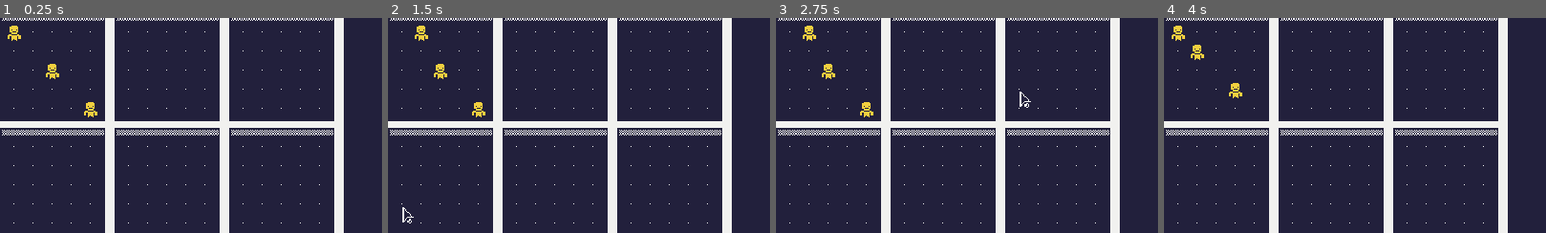
Above: before the commit, frames 1-4 (left to right).
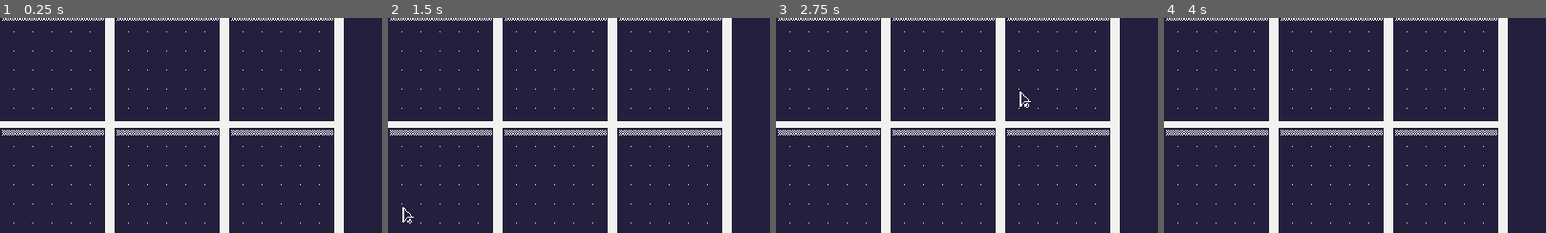
Above: after the commit, the same moments.

Repository: ianmagenta/SummerRoguelike2021
Game: Godot game, scene res://scenes/world/World.tscn
Two runs of this game, one before a commit and one after it. Both use one fixed random seed, a clock stepped at 60 frames per second and the inputs below.
Inputs (mouse positions are % of the whole screen's width and height, from its top left):
- Up to frame 1 (0.25 s): no input
- Up to frame 2 (1.5 s): tap Enter (ui_accept) at 0.5, 0.77, 1.25 s; move the mouse to (72, 45) at 0.52 s; hold Right (ui_right) 0.53-1.28 s; click (72, 45) at 0.67 s; move the mouse to (30, 55) at 1.27 s; hold Down (ui_down) from 1.28 s (still down)
- Up to frame 3 (2.75 s): tap Enter (ui_accept) at 1.52, 2 s; move the mouse to (60, 28) at 2.02 s; release Down (ui_down) at 2.03 s; hold Right (ui_right) from 2.03 s (still down)
- Up to frame 4 (4 s): tap Enter (ui_accept) at 2.75, 3.02, 3.5, 3.77 s; move the mouse to (45, 70) at 2.77 s; release Right (ui_right) at 2.78 s; hold Up (ui_up) 2.78-3.53 s; click (45, 70) at 2.92 s; move the mouse to (80, 65) at 3.52 s; hold Left (ui_left) from 3.53 s (still down)
The pictures show only the part of the screen within x 28-78%, y 11-61%; the shares and areas given below are measured in that part.

The runs differ from the first frame. In frame 1, 0.4% of the frame differs, in the area x 2-26%, y 3-47%; in frame 2, 0.4%; in frame 3, 0.4%; in frame 4, 0.4%.
Error after the commit: Parse Error: The class "Room" shadows a native class. (res://scenes/rooms/Template.gd:2)

Commit message:
added in basic dungeon generation

Diff:
--- a/project.godot
+++ b/project.godot
@@ -44,6 +44,11 @@
 "language": "GDScript",
 "path": "res://scenes/game/PlayerController.gd"
 }, {
+"base": "TileMap",
+"class": "Room",
+"language": "GDScript",
+"path": "res://scenes/rooms/Template.gd"
+}, {
 "base": "Action",
 "class": "StartTurn",
 "language": "GDScript",
@@ -62,6 +67,7 @@
 "GridManager": "",
 "Move": "",
 "PlayerController": "",
+"Room": "",
 "StartTurn": "",
 "TurnLoop": ""
 }
@@ -75,6 +81,7 @@
 [autoload]
 
 Actions="*res://scripts/singletons/Actions.gd"
+RNG="*res://scripts/singletons/RNG.gd"
 
 [display]
 
--- /dev/null
+++ b/resources/tile_sets/room.tres
@@ -0,0 +1,19 @@
+[gd_resource type="TileSet" load_steps=2 format=2]
+
+[ext_resource path="res://resources/images/roguelike_sheet.png" type="Texture" id=1]
+
+[resource]
+0/name = "player_spawn"
+0/texture = ExtResource( 1 )
+0/tex_offset = Vector2( 0, 0 )
+0/modulate = Color( 1, 1, 1, 1 )
+0/region = Rect2( 0, 208, 16, 16 )
+0/tile_mode = 0
+0/occluder_offset = Vector2( 0, 0 )
+0/navigation_offset = Vector2( 0, 0 )
+0/shape_offset = Vector2( 0, 0 )
+0/shape_transform = Transform2D( 1, 0, 0, 1, 0, 0 )
+0/shape_one_way = false
+0/shape_one_way_margin = 0.0
+0/shapes = [  ]
+0/z_index = 0
--- a/scenes/game/DungeonGenerator.gd
+++ b/scenes/game/DungeonGenerator.gd
@@ -1,15 +1,46 @@
 extends Node
 class_name DungeonGenerator
 
+var player_rooms := []
+var normal_rooms := []
+var exit_rooms := []
+
+func _ready():
+	var player_path = "res://scenes/rooms/player/"
+	var normal_path = "res://scenes/rooms/normal/"
+	var exit_path = "res://scenes/rooms/exit/"
+
+	var room_paths := [[player_path, player_rooms], [normal_path, normal_rooms], [exit_path, exit_rooms]]
+
+	var dir = Directory.new()
+
+	for room in room_paths:
+		dir.open(room[0])
+		dir.list_dir_begin(true, true)
+		var file = dir.get_next()
+		while file != '':
+			room[1].append(room[0] + file)
+			file = dir.get_next()
+
 func generate_dungeon(grid_manager: Node2D):
-	var player_instance = preload("res://scenes/entities/Player.tscn").instance()
-	player_instance.grid_position = Vector2(1,1)
-	grid_manager.add_entity(player_instance)
+	# part 1 - decide room types and shuflle
+	var rooms = ["player", "normal", "normal", "normal", "normal", "normal", "normal", "normal", "normal"]
+	RNG.shuffle(rooms, RNG.dungeon)
 
-	var player_instance2 = preload("res://scenes/entities/Player.tscn").instance()
-	player_instance2.grid_position = Vector2(5,5)
-	grid_manager.add_entity(player_instance2)
+	# part 2 - pick random room to match type
+	for room_number in range(0, rooms.size()):
+		var room = rooms[room_number]
+		var room_name: String
+		match room:
+			"player":
+				room_name = RNG.peek_random(player_rooms, RNG.dungeon)
+			"normal":
+				room_name = RNG.peek_random(normal_rooms, RNG.dungeon)
+			"exit":
+				room_name = RNG.peek_random(exit_rooms, RNG.dungeon)
+		# part 3 - spawn entities in room
+		var room_instance: Room = load(room_name).instance()
+		room_instance.spawn_entities(grid_manager, room_number)
+		room_instance.free()
 
-	var player_instance3 = preload("res://scenes/entities/Player.tscn").instance()
-	player_instance3.grid_position = Vector2(3,3)
-	grid_manager.add_entity(player_instance3)
+	# part 4 - add doors (doors only connect rooms upon opening).
--- a/scenes/game/Game.gd
+++ b/scenes/game/Game.gd
@@ -9,6 +9,7 @@
 func _ready():
 	Actions.connect("turn_undone", self, "start_turn")
 	player_controller.connect("player_request_move", self, "_on_player_request_move")
+	RNG.start_rng()
 	dungeon_generator.generate_dungeon(grid_manager)
 	start_turn()
 
--- /dev/null
+++ b/scenes/rooms/Template.gd
@@ -0,0 +1,14 @@
+extends TileMap
+class_name Room
+
+export(int, 1, 100) var challenge_rating = 1
+
+var entity_array = [preload("res://scenes/entities/Player.tscn")]
+var room_offsets = [Vector2(0,0), Vector2(6,0), Vector2(12,0), Vector2(0,6), Vector2(6,6), Vector2(12,6), Vector2(0,12), Vector2(6,12), Vector2(12,12)]
+
+func spawn_entities(grid_manager: GridManager, room_number: int) -> void:
+	var entity_positions: Array = get_used_cells()
+	for entity_position in entity_positions:
+		var entity: Entity = entity_array[get_cellv(entity_position)].instance()
+		entity.grid_position = entity_position + room_offsets[room_number]
+		grid_manager.add_entity(entity)
--- /dev/null
+++ b/scenes/rooms/Template.tscn
@@ -0,0 +1,19 @@
+[gd_scene load_steps=4 format=2]
+
+[ext_resource path="res://scenes/rooms/Template.gd" type="Script" id=1]
+[ext_resource path="res://resources/tile_sets/room.tres" type="TileSet" id=2]
+[ext_resource path="res://resources/tile_sets/main.tres" type="TileSet" id=3]
+
+[node name="Room" type="TileMap"]
+tile_set = ExtResource( 2 )
+cell_size = Vector2( 16, 16 )
+cell_custom_transform = Transform2D( 16, 0, 0, 16, 0, 0 )
+format = 1
+script = ExtResource( 1 )
+
+[node name="Walls" type="TileMap" parent="."]
+tile_set = ExtResource( 3 )
+cell_size = Vector2( 16, 16 )
+cell_custom_transform = Transform2D( 16, 0, 0, 16, 0, 0 )
+format = 1
+tile_data = PoolIntArray( 0, 1, 65536, 1, 1, 0, 2, 1, 0, 3, 1, 0, 4, 1, 0, 5, 1, 0, 6, 1, 65537, 65536, 1, 1, 65542, 1, 1, 131072, 1, 1, 131078, 1, 1, 196608, 1, 1, 196614, 1, 1, 262144, 1, 1, 262150, 1, 1, 327680, 1, 1, 327686, 1, 1, 393216, 1, 65538, 393217, 1, 0, 393218, 1, 0, 393219, 1, 0, 393220, 1, 0, 393221, 1, 0, 393222, 1, 65539 )
--- /dev/null
+++ b/scenes/rooms/exit/0.tscn
@@ -0,0 +1,5 @@
+[gd_scene load_steps=2 format=2]
+
+[ext_resource path="res://scenes/rooms/Template.tscn" type="PackedScene" id=1]
+
+[node name="Room" instance=ExtResource( 1 )]
--- /dev/null
+++ b/scenes/rooms/normal/0.tscn
@@ -0,0 +1,5 @@
+[gd_scene load_steps=2 format=2]
+
+[ext_resource path="res://scenes/rooms/Template.tscn" type="PackedScene" id=1]
+
+[node name="Room" instance=ExtResource( 1 )]
--- /dev/null
+++ b/scenes/rooms/player/0.tscn
@@ -0,0 +1,6 @@
+[gd_scene load_steps=2 format=2]
+
+[ext_resource path="res://scenes/rooms/Template.tscn" type="PackedScene" id=1]
+
+[node name="Room" instance=ExtResource( 1 )]
+tile_data = PoolIntArray( 196611, 0, 0 )
--- /dev/null
+++ b/scenes/rooms/player/1.tscn
@@ -0,0 +1,6 @@
+[gd_scene load_steps=2 format=2]
+
+[ext_resource path="res://scenes/rooms/Template.tscn" type="PackedScene" id=1]
+
+[node name="Room" instance=ExtResource( 1 )]
+tile_data = PoolIntArray( 327681, 0, 0 )
--- /dev/null
+++ b/scenes/rooms/player/2.tscn
@@ -0,0 +1,6 @@
+[gd_scene load_steps=2 format=2]
+
+[ext_resource path="res://scenes/rooms/Template.tscn" type="PackedScene" id=1]
+
+[node name="Room" instance=ExtResource( 1 )]
+tile_data = PoolIntArray( 327685, 0, 0 )
--- a/scripts/entities/Entity.gd
+++ b/scripts/entities/Entity.gd
@@ -1,6 +1,6 @@
 extends Node2D
 class_name Entity
 
-export(float, 1.0, 100.0, 0.5) var astar_weight = 1.0
+export(float, 1.0, 100.0, 0.5) var astar_weight = 2.0
 
 var grid_position = Vector2(0,0)
--- /dev/null
+++ b/scripts/singletons/RNG.gd
@@ -0,0 +1,29 @@
+extends Node
+
+var dungeon: RandomNumberGenerator = RandomNumberGenerator.new()
+var ai: RandomNumberGenerator = RandomNumberGenerator.new()
+
+var player_seed: String
+
+func start_rng() -> void:
+	if !player_seed:
+		dungeon.randomize()
+		ai.randomize()
+	else:
+		var new_seed = hash(player_seed)
+		dungeon.seed = new_seed
+		ai.seed = new_seed
+
+func shuffle(array: Array, rng: RandomNumberGenerator):
+	var n: int = array.size();
+	if n < 2:
+		return;
+	for i in range(n - 1, 0, -1):
+		var j = rng.randi() % (i + 1)
+		var tmp = array[j]
+		array[j] = array[i]
+		array[i] = tmp
+
+func peek_random(array: Array, rng: RandomNumberGenerator):
+	if !array: return null
+	return array[rng.randi() % array.size()]
